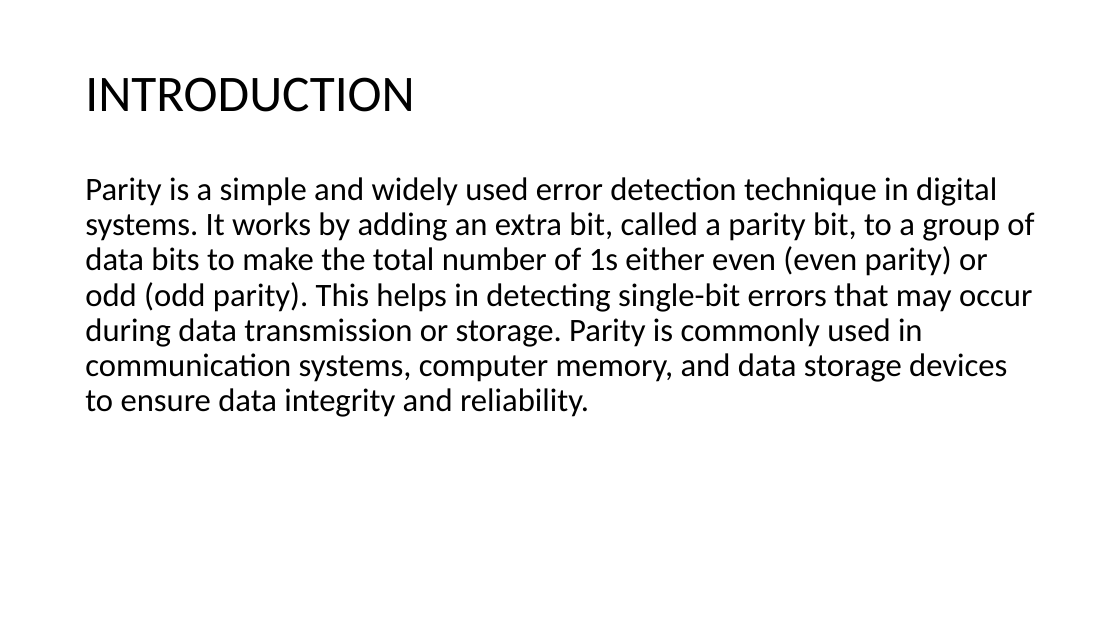
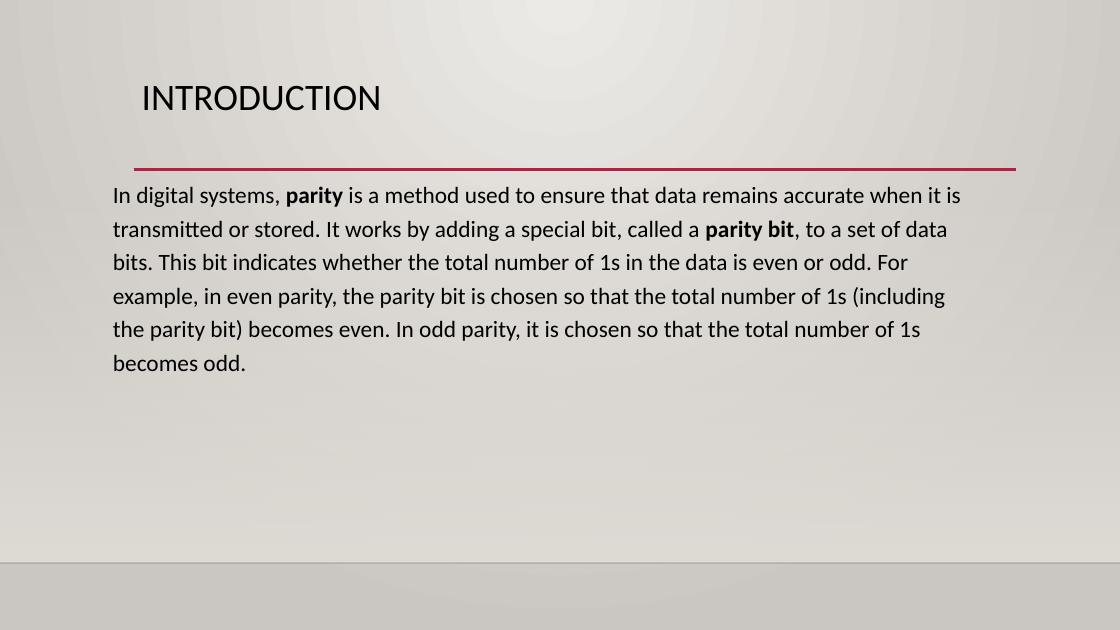
Before and after one commit to joshuawambua/parity, a slide deck: slide 3 of PARITY GENERATOR.pptx. Drawn at 1120x630 pixels with LibreOffice and Linux fonts; fonts in the diff are those of the drawing; background and template pictures are left out. Boxes give left, top, right and bottom in pixels: in the first picture for what was removed or moved away, otherwise in the second. Text is boxed around its words. In the diff, an @@ line names an element or a change of style, - is before the commit and + after.

```diff
--- a/PARITY GENERATOR.pptx
+++ b/PARITY GENERATOR.pptx
@@ background #FFFFFF to gradient #ECEAE7 to #CAC7C1 @@
@@ title "INTRODUCTION": place and size @@
-title "INTRODUCTION" at box(85, 77, 414, 112)
+title "INTRODUCTION" at box(142, 85, 382, 111)
@@ title "INTRODUCTION" at box(142, 85, 382, 111): size 44 to 32 pt; vertical alignment middle to top @@
@@ line added from (134, 170) to (1017, 170), #B71E42 2.5 pt @@
@@ rectangle added at box(0, 186, 1120, 563), fill gradient #DFDBD5 @@
@@ text at box(113, 186, 960, 371): text changed; size 28 to 20 pt @@
-Parity is a simple and widely used error detection technique in digital systems. It works by adding an extra bit, called a parity bit, to a group of data bits to make the total number of 1s either even (even parity) or odd (odd parity). This helps in detecting single-bit errors that may occur during data transmission or storage. Parity is commonly used in communication systems, computer memory, and data storage devices to ensure data integrity and reliability.
+In digital systems, parity is a method used to ensure that data remains accurate when it is transmitted or stored. It works by adding a special bit, called a parity bit, to a set of data bits. This bit indicates whether the total number of 1s in the data is even or odd. For example, in even parity, the parity bit is chosen so that the total number of 1s (including the parity bit) becomes even. In odd parity, it is chosen so that the total number of 1s becomes odd.
@@ line added from (0, 563) to (1120, 563), #000001 1 pt @@
```
Also in this commit, not shown: 4 other slides changed, 19 slides added, 2 slides removed.
